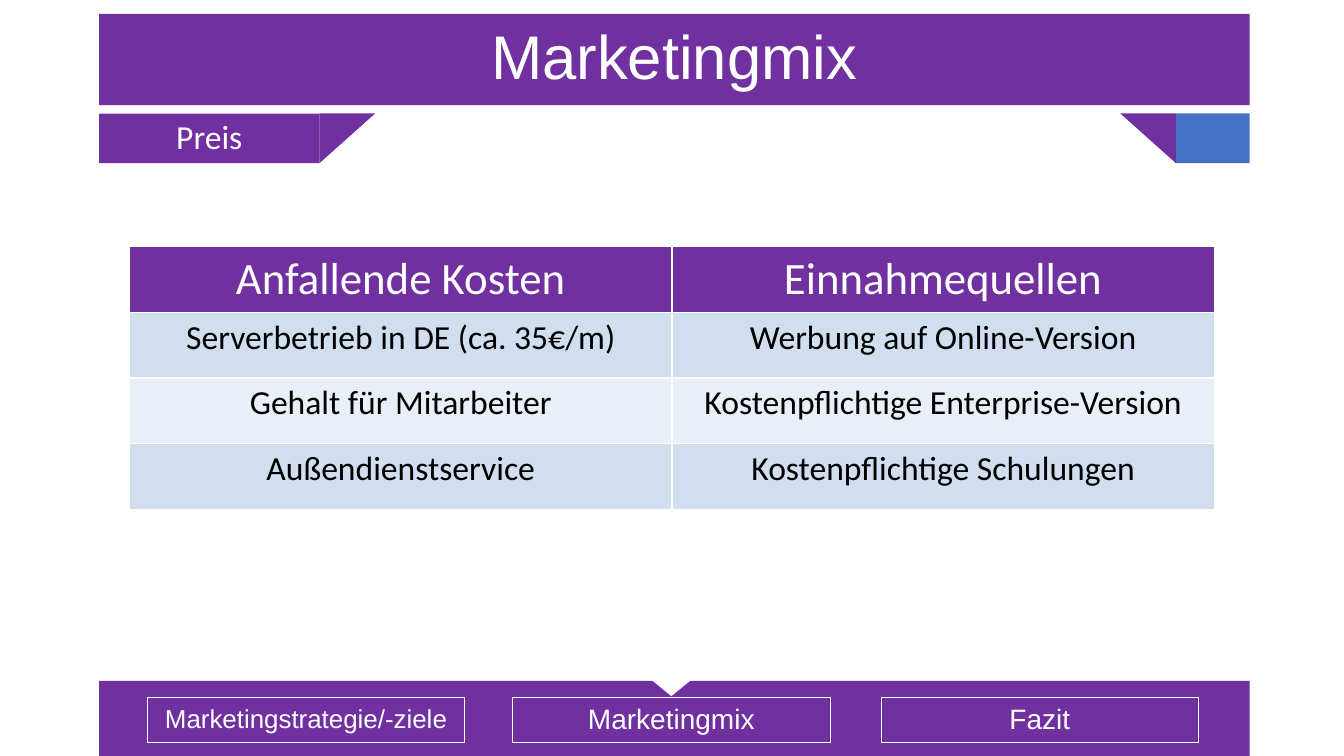
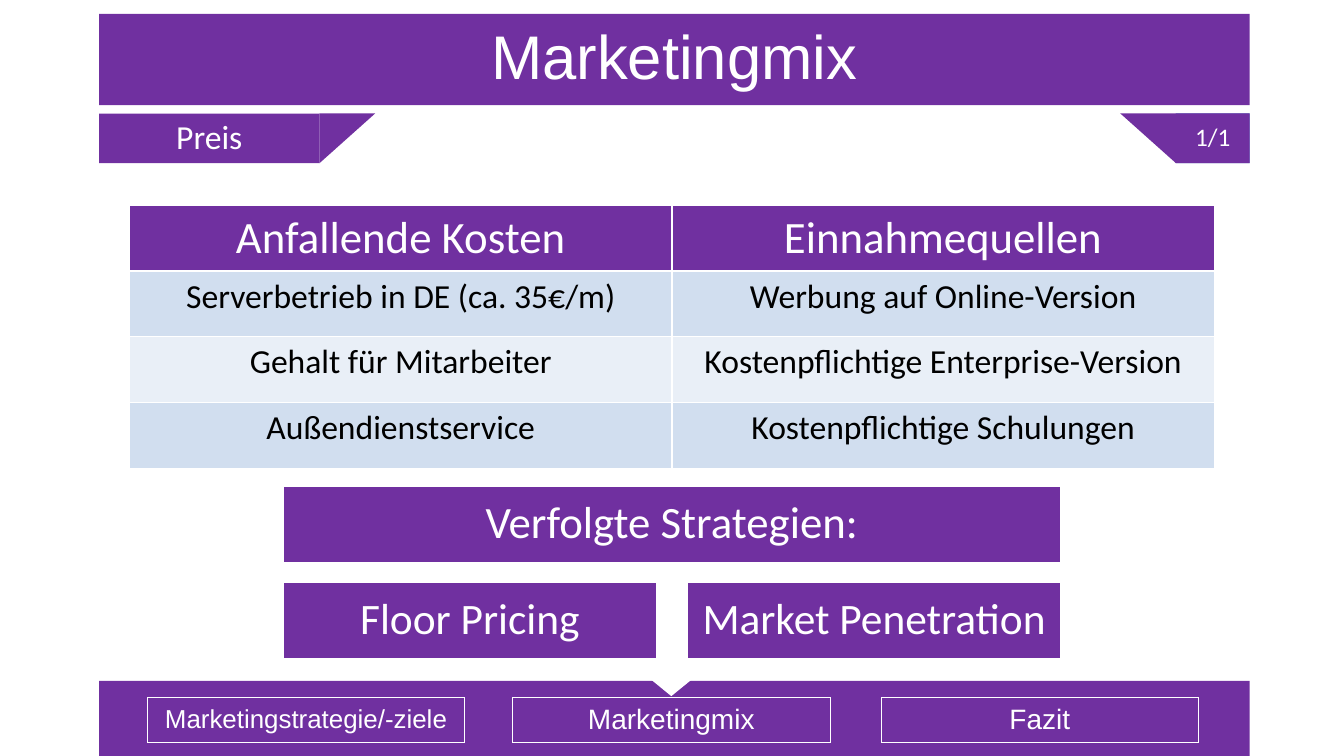
Before and after one commit to Sl0thking/mp_gproz_scrumiverse, a slide deck: slide 21 of 5_Präsentation/Projektpräsentation.pptx. Drawn at 1344x756 pixels with LibreOffice and Linux fonts; fonts in the diff are those of the drawing. Boxes give left, top, right and bottom in pixels: in the first picture for what was removed or moved away, otherwise in the second. Text is boxed around its words. In the diff, an @@ line names an element or a change of style, - is before the commit and + after.

```diff
--- a/5_Präsentation/Projektpräsentation.pptx
+++ b/5_Präsentation/Projektpräsentation.pptx
@@ text added at (1177, 114, 1250, 163), fill #7030A0, 18 pt, text #FFFFFF @@
+1/1
@@ table: place and size @@
-table at (130, 247, 1215, 510)
+table at (130, 206, 1215, 469)
@@ group added at (283, 486, 1061, 658): 3 rectangles, 3 texts @@
+Verfolgte Strategien:
+Floor Pricing
+Market Penetration
```
Also in this commit, not shown: 13 other slides changed, 1 slide added.
